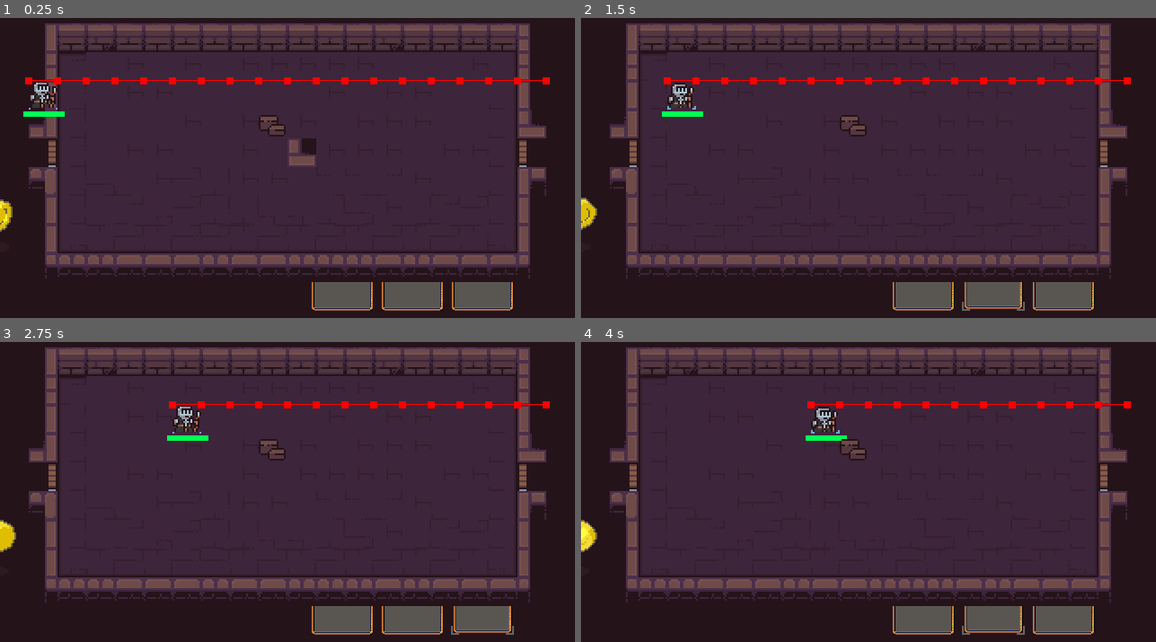
Above: before the commit, frames 1-4 (two rows, left to right).
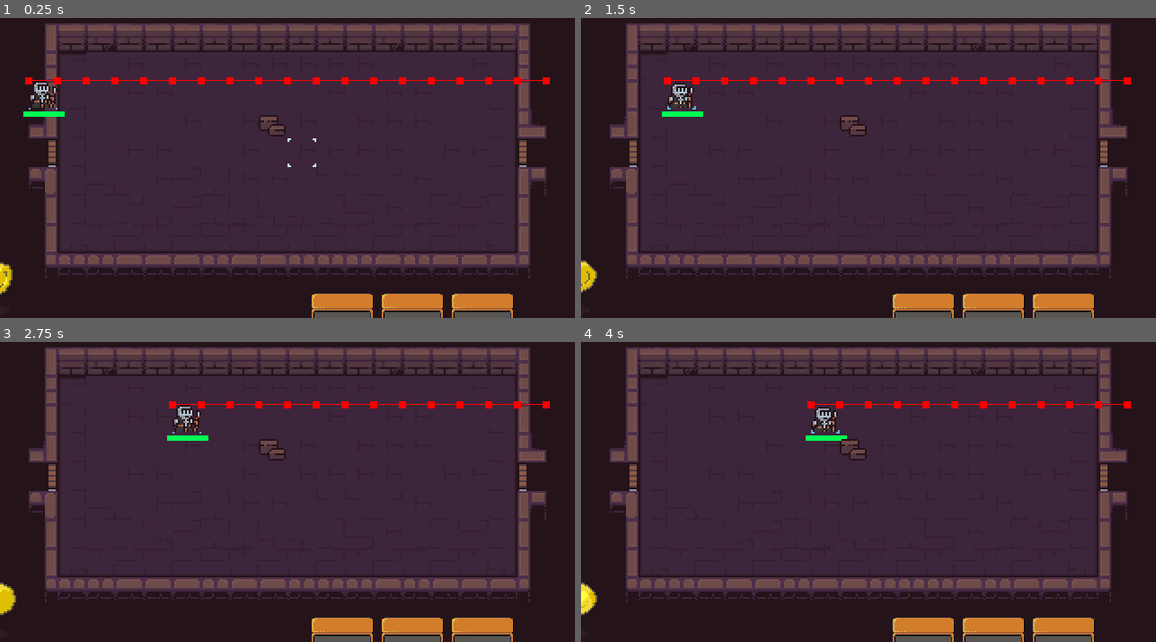
Above: after the commit, the same moments.

Repository: ThermobladeStudios/GMTK-Game-Jam-2023
Game: Godot game, scene res://main.tscn
Two runs of this game, one before a commit and one after it. Both use one fixed random seed, a clock stepped at 60 frames per second and the inputs below.
Inputs (mouse positions are in pixels of both pictures, inside the frame that each line leads up to):
- Up to frame 1 (0.25 s): no input
- Up to frame 2 (1.5 s): click (926, 270) at 0.52 s; click (995, 270) at 1.27 s
- Up to frame 3 (2.75 s): click (483, 594) at 2.02 s
- Up to frame 4 (4 s): click (926, 594) at 2.77 s; click (995, 594) at 3.52 s

The runs differ from the first frame. In frame 1, 4.3% of the frame differs, in the area x 0-90%, y 40-100%; in frame 2, 4.1%; in frame 3, 4.1%; in frame 4, 4.1%.

Commit message:
Placement

Diff:
--- a/Levels/Levels.gd
+++ b/Levels/Levels.gd
@@ -1,23 +1,24 @@
 extends TileMap
 
 var LastSelectedTile = Vector2(0, 0)
-var LeftCorner = Vector2i(1, 1)
-var RightCorner = Vector2i(18, 6)
+var LeftCorner = Vector2i(2, 2)
+var RightCorner = Vector2i(17, 8)
 var spawn_obj = preload("res://Placables/Minions/Melee_Minion.tscn")
-var X_COORD = 18
-var Y_COORD = 6
+var X_COORD = 17
+var Y_COORD = 8
 var curr_x = 0
 var curr_y = 0
 var matrix
 var File = FileAccess.get_file_as_string("res://Placables/Minions/Minions.json")
 var Json = JSON.parse_string(File)
+var MinionSelected= false
 
 func create_map(h, w):
 	var map = []
 
-	for x in range(h+1):
+	for x in range(h+2):
 		var col = []
-		col.resize(w+1)
+		col.resize(w+2)
 		map.append(col)
 
 	return map
@@ -30,7 +31,7 @@
 
 	var SelectedTile = local_to_map(get_global_mouse_position())
 	if SelectedTile.x >= LeftCorner.x and SelectedTile.x <= RightCorner.x and SelectedTile.y >= LeftCorner.y and SelectedTile.y <= RightCorner.y:
-		set_cell(3, SelectedTile, 3, Vector2i(0, 0), 0)
+		set_cell(3, SelectedTile, 4, Vector2i(0, 0), 0)
 
 	LastSelectedTile = SelectedTile
 
@@ -39,19 +40,25 @@
 		if event.pressed:
 			clear_layer(4)
 			var possible_position = local_to_map(get_global_mouse_position())
-			if possible_position.x > X_COORD or possible_position.y > Y_COORD or possible_position.x <=0 or possible_position.y <= 0:
+			var Tile = matrix[possible_position.y][possible_position.x]
+			if possible_position.x > X_COORD or possible_position.y > Y_COORD or possible_position.x <= 1 or possible_position.y <= 1:
 				pass
-			elif matrix[possible_position.y][possible_position.x] == null:
+			elif Tile == null:
 				var obj = spawn_obj.instantiate()
 				obj.Initialize("Skeleton1")
-				matrix[possible_position.y][possible_position.x] = obj.Name
-				obj.position = local_to_map(get_global_mouse_position())*16
+				matrix[possible_position.y][possible_position.x] = obj
+				obj.position = local_to_map(get_global_mouse_position()) * 16
 				add_child(obj)
-			elif matrix[possible_position.y][possible_position.x] in Json:
-				for x in Json[matrix[possible_position.y][possible_position.x]]["AttackArea"]:
-					set_cell(4, possible_position - Vector2i(x[0], x[1]), 4, Vector2i(0, 0), 0)
-					clear_layer(4)
-				for x in Json[matrix[possible_position.y][possible_position.x]]["MoveArea"]:
-					set_cell(4, possible_position - Vector2i(x[0], x[1]), 4, Vector2i(0, 0), 0)
-
-			#elif matrix[possible_position.y][possible_position.x] == "Skeleton2"
+			elif Tile.Name in Json:
+				if Tile.Moved == false:
+					for x in Json[Tile.Name]["AttackArea"]:
+						if possible_position.x - x[0] >= LeftCorner.x and possible_position.x - x[0] <= RightCorner.x and possible_position.y - x[1] >= LeftCorner.y and possible_position.y - x[1] <= RightCorner.y and matrix[possible_position.y - x[1]][possible_position.x - x[0]] == null:
+							set_cell(4, possible_position - Vector2i(x[0], x[1]), 5, Vector2i(0, 0), 0)
+						Tile.Moved = true
+				elif Tile.Attacked == false:
+					for x in Json[Tile.Name ]["AttackArea"]:
+						if possible_position.x - x[0] >= LeftCorner.x and possible_position.x - x[0] <= RightCorner.x and possible_position.y - x[1] >= LeftCorner.y and possible_position.y - x[1] <= RightCorner.y and matrix[possible_position.y - x[1]][possible_position.x - x[0]] == null:
+							set_cell(4, possible_position - Vector2i(x[0], x[1]), 5, Vector2i(0, 0), 0)
+						Tile.Attacked = true
+				elif MinionSelected and get_cell_source_id(4, possible_position) == 5:
+					Tile.Moved = true
--- a/Placables/Minions/Melee_Minion.tscn
+++ b/Placables/Minions/Melee_Minion.tscn
@@ -141,7 +141,7 @@
 "speed": 5.0
 }]
 
-[node name="Minion" type="Area2D" groups=["minions"]]
+[node name="Minion" type="Area2D"]
 script = ExtResource("1_xl2vd")
 
 [node name="CollisionShape2D" type="CollisionShape2D" parent="."]
@@ -152,4 +152,3 @@
 position = Vector2(8, 8)
 sprite_frames = SubResource("SpriteFrames_4mqkb")
 animation = &"Skeleton1"
-autoplay = "Skeleton1"
--- a/Placables/Minions/Minions.gd
+++ b/Placables/Minions/Minions.gd
@@ -15,7 +15,6 @@
 	pass # Replace with function body.
 
 func Initialize(Name):
-	print(Name)
 	$AnimatedSprite2D.play(Name)
 	self.Name = Name
 	Name = Json[Name]
--- a/main.tscn
+++ b/main.tscn
@@ -18,9 +18,9 @@
 position = Vector2(304, 48)
 
 [node name="Interface" parent="." instance=ExtResource("4_bvfwu")]
-offset_top = 128.0
+offset_top = 163.0
 offset_right = 200.0
-offset_bottom = 128.0
+offset_bottom = 163.0
 
 [node name="Node2D" parent="." instance=ExtResource("5_u7o2b")]
 position = Vector2(144, 64)
Not shown: 1 places in Levels/Level.tscn that only renumber resources
Not shown: 1 places in Player/Player_UI.tscn that only renumber resources
Not shown: 1 places in Player/counter.tscn that only renumber resources
Not shown: 1 places in Player/next_turn.tscn that only renumber resources
Not shown: 1 places in Player/placable_list.tscn that only renumber resources
Not shown: 1 places in main.tscn that only renumber resources
